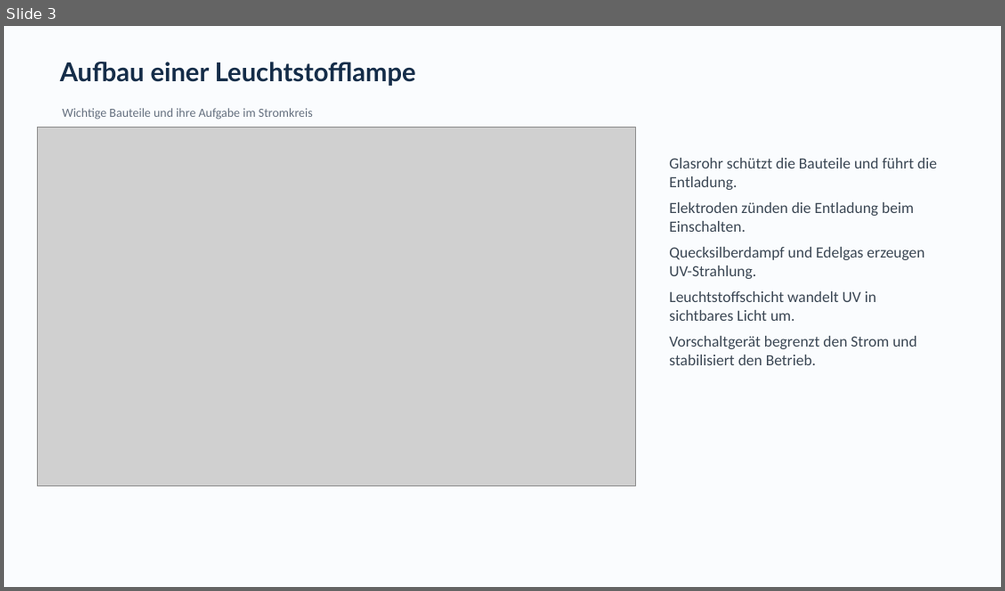
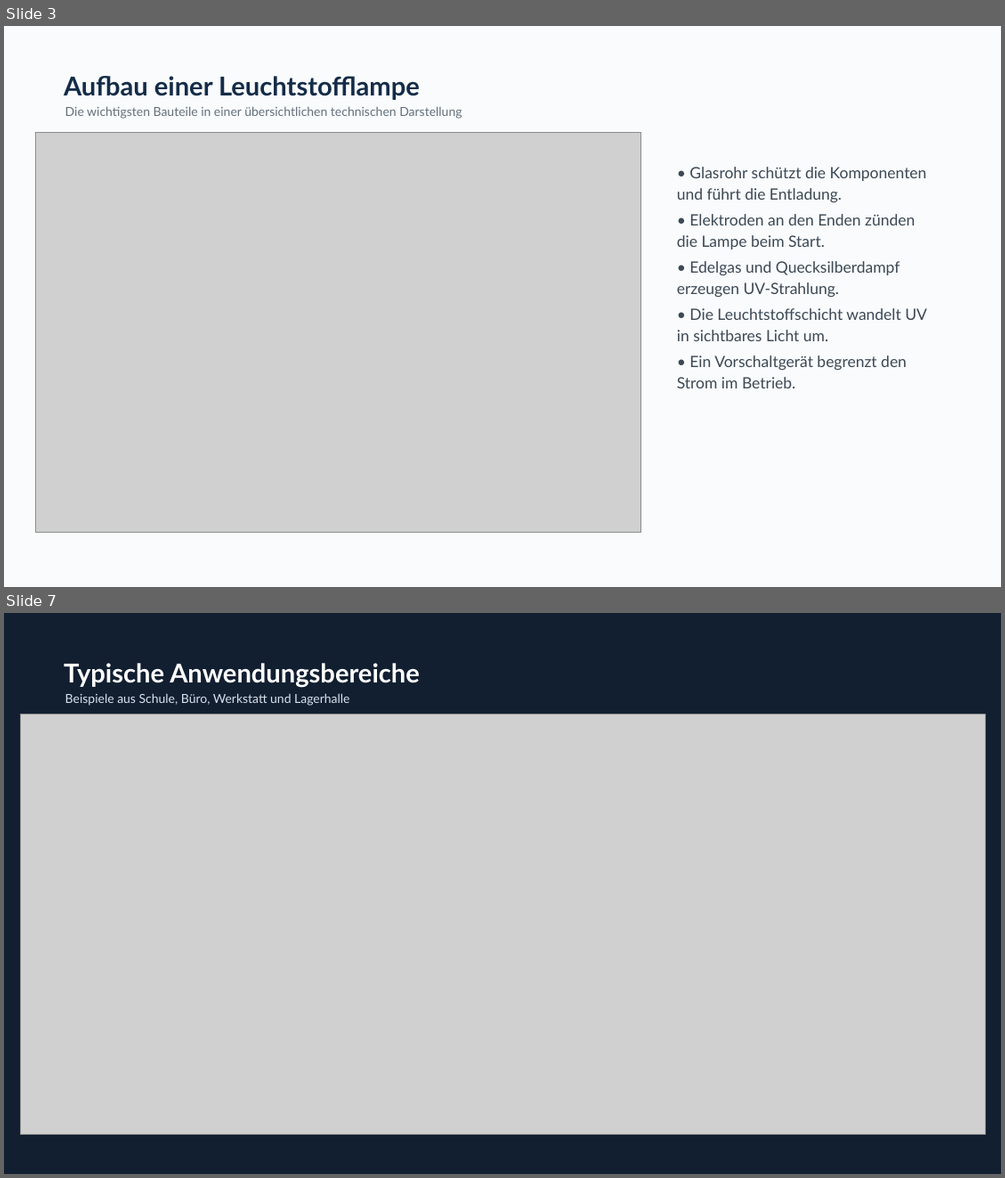
Before and after one commit to tom948899-jpg/Eulen-AGI-v1, a slide deck: Leuchtstofflampen_Praesentation.pptx. Shown one above the other, each under a label of ours: slide 3 before the commit, slides 3 and 7 after it; the slides between them are not shown. The pictures are 1005x591 and 1005x1178 pixels, drawn with LibreOffice and Linux fonts; fonts in the diff are those of the drawing; grey boxes stand for pictures. Boxes give left, top, right and bottom in pixels: in the first picture for what was removed or moved away, otherwise in the second. Text is boxed around its words. In the diff, an @@ line names an element or a change of style, - is before the commit and + after.

```diff
--- a/Leuchtstofflampen_Praesentation.pptx
+++ b/Leuchtstofflampen_Praesentation.pptx
@@ slide 7 added at [4, 613, 1001, 1174], background #121F31 @@
@@ text added at [64, 663, 420, 687], 25 pt, text #FFFFFF, bold @@
+Typische Anwendungsbereiche
@@ picture added at [20, 714, 985, 1135] @@
@@ text added at [65, 693, 349, 706], 12 pt, text #D6E3ED @@
+Beispiele aus Schule, Büro, Werkstatt und Lagerhalle
@@ slide 3 changed as well @@
@@ background #FAFCFE to #F9FBFD @@
@@ text "Aufbau einer Leuchtstofflampe": place and size @@
-text "Aufbau einer Leuchtstofflampe" at [60, 62, 416, 86]
+text "Aufbau einer Leuchtstofflampe" at [64, 76, 420, 100]
@@ text "Aufbau einer Leuchtstofflampe" at [64, 76, 420, 100]: line spacing 1 to 1.2 @@
@@ picture: place and size @@
-picture at [38, 127, 636, 486]
+picture at [35, 132, 641, 532]
@@ text at [65, 106, 461, 119]: text changed; font Calibri to Lato; text colour #646F7E to #63707C @@
-Wichtige Bauteile und ihre Aufgabe im Stromkreis
+Die wichtigsten Bauteile in einer übersichtlichen technischen Darstellung
@@ text at [677, 167, 927, 388]: text changed; font Calibri to Lato; text colour #3A4653 to #3C4854 @@
-Glasrohr schützt die Bauteile und führt die Entladung.
-Elektroden zünden die Entladung beim Einschalten.
-Quecksilberdampf und Edelgas erzeugen UV-Strahlung.
-Leuchtstoffschicht wandelt UV in sichtbares Licht um.
-Vorschaltgerät begrenzt den Strom und stabilisiert den Betrieb.
+• Glasrohr schützt die Komponenten und führt die Entladung.
+• Elektroden an den Enden zünden die Lampe beim Start.
+• Edelgas und Quecksilberdampf erzeugen UV-Strahlung.
+• Die Leuchtstoffschicht wandelt UV in sichtbares Licht um.
+• Ein Vorschaltgerät begrenzt den Strom im Betrieb.
```
Also in this commit, not shown: 1 other slide changed, 7 other slides added, 8 slides removed.
